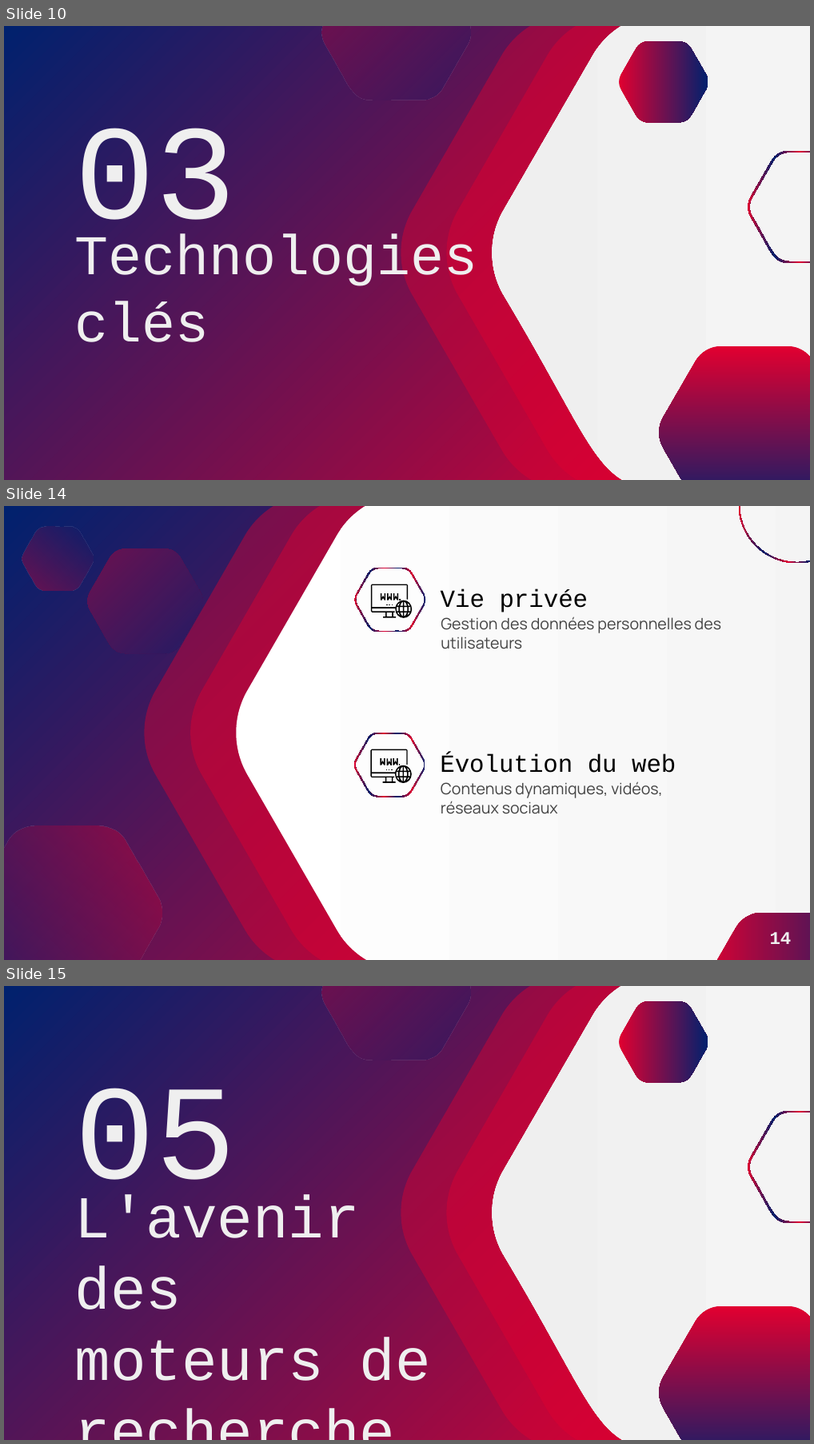
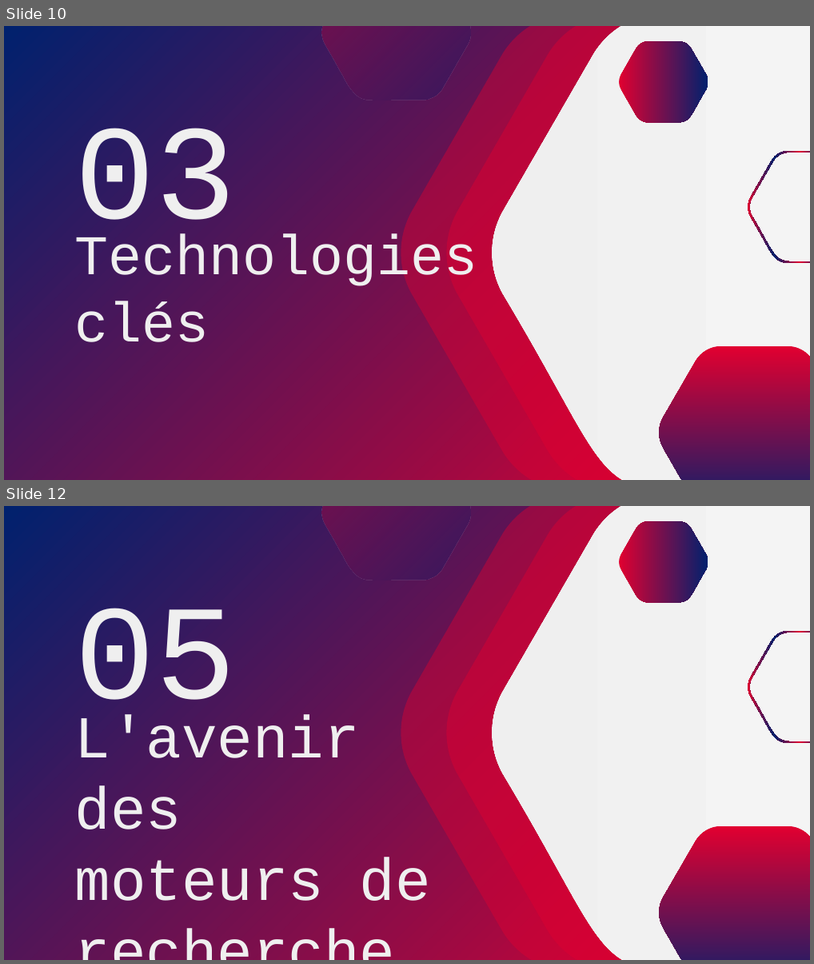
Before and after one commit to SelAchraf/Master, a slide deck: Semestre 2/Bibliographical research/Les_Moteurs_de_recherche.pptx. Shown one above the other, each under a label of ours: slides 10, 14 and 15 before the commit, slides 10 and 12 after it; the slides between them are not shown. The pictures are 814x1444 and 814x964 pixels, drawn with LibreOffice and Linux fonts; fonts in the diff are those of the drawing. Boxes give left, top, right and bottom in pixels: in the first picture for what was removed or moved away, otherwise in the second. Text is boxed around its words. In the diff, an @@ line names an element or a change of style, - is before the commit and + after.

```diff
--- a/Semestre 2/Bibliographical research/Les_Moteurs_de_recherche.pptx
+++ b/Semestre 2/Bibliographical research/Les_Moteurs_de_recherche.pptx
@@ slide 14 removed at [4,506,810,960], background gradient #E20030 to #00216E @@
@@ freeform shape removed at [22,526,94,591] @@
@@ freeform shape removed at [140,506,674,960] @@
@@ freeform shape removed at [187,506,720,960] @@
@@ freeform shape removed at [232,506,810,960] @@
@@ donut removed at [739,506,810,564] @@
@@ freeform shape removed at [87,548,204,653] @@
@@ freeform shape removed at [354,568,426,632] @@
@@ group removed at [371,584,412,618]: 8 freeform shapes @@
@@ text removed at [441,589,589,612] @@
-Vie privée
@@ text removed at [441,616,722,649] @@
-Gestion des données personnelles des utilisateurs
@@ freeform shape removed at [354,732,426,797] @@
@@ group removed at [371,748,412,783]: 8 freeform shapes @@
@@ text removed at [440,754,676,772] @@
-Évolution du web
@@ text removed at [441,781,663,814] @@
-Contenus dynamiques, vidéos, réseaux sociaux
@@ freeform shape removed at [4,826,164,960] @@
@@ freeform shape removed at [698,912,810,960] @@
@@ page number removed at [770,932,792,944] @@
-14
@@ what was slide 15 is now slide 12 @@
```
Also in this commit, not shown: 3 slides changed, 2 other slides removed, 9 other files.
